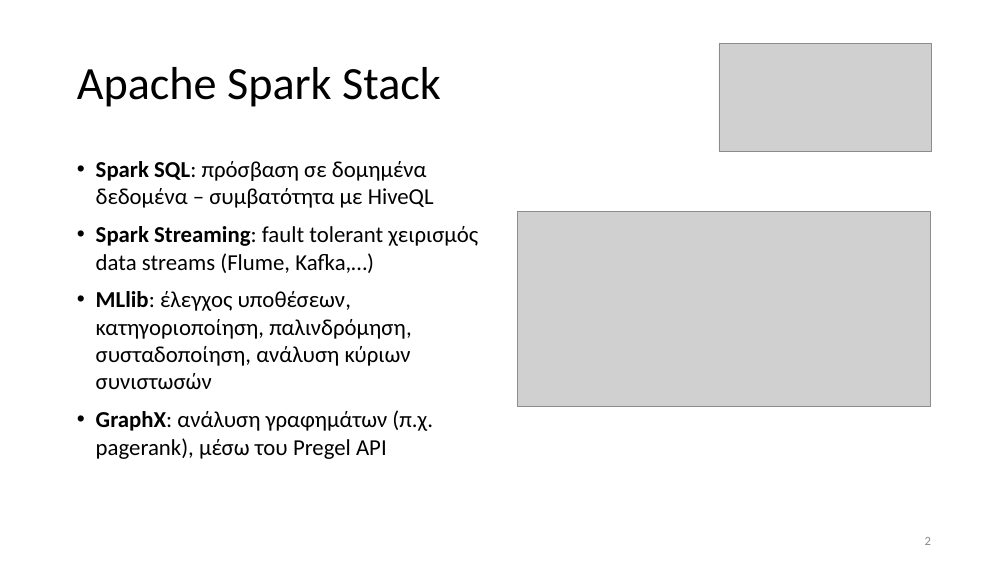
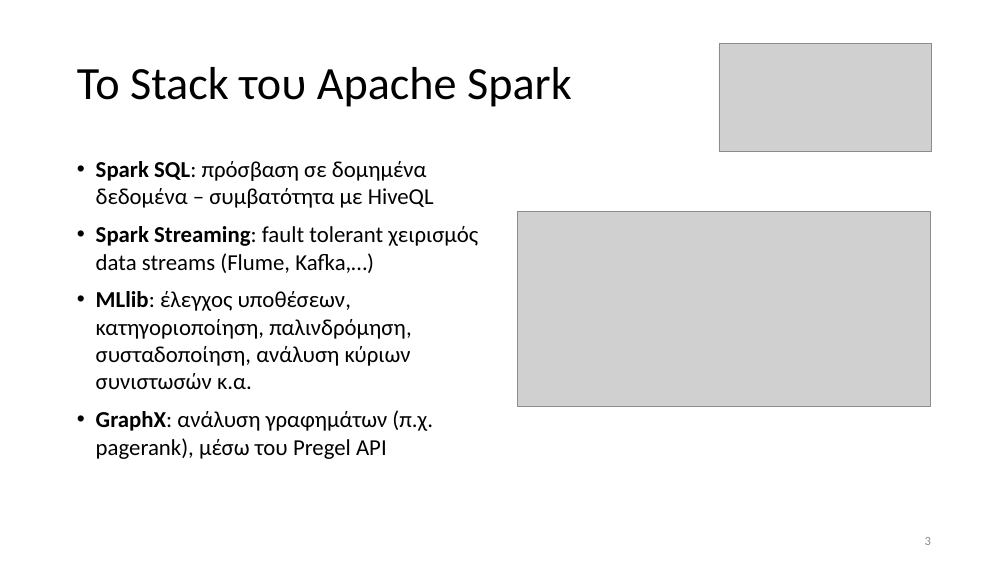
Before and after one commit to chgogos/big_data, a slide deck: slide 3 of 04. Apache Spark.pptx (slide 2 before the commit). Drawn at 1008x567 pixels with LibreOffice and Linux fonts; fonts in the diff are those of the drawing; grey boxes stand for pictures. Boxes give left, top, right and bottom in pixels: in the first picture for what was removed or moved away, otherwise in the second. Text is boxed around its words. In the diff, an @@ line names an element or a change of style, - is before the commit and + after.

Commit message:
spark

```diff
--- a/04. Apache Spark.pptx
+++ b/04. Apache Spark.pptx
@@ title at (x1=77, y1=67, x2=572, y2=107): text changed @@
-Apache Spark Stack
+To Stack του Apache Spark
@@ text at (x1=96, y1=291, x2=412, y2=389): text changed @@
-• MLlib: έλεγχος υποθέσεων, κατηγοριοποίηση, παλινδρόμηση, συσταδοποίηση, ανάλυση κύριων συνιστωσών
+• MLlib: έλεγχος υποθέσεων, κατηγοριοποίηση, παλινδρόμηση, συσταδοποίηση, ανάλυση κύριων συνιστωσών κ.α.
```
Also in this commit, not shown: 6 other slides changed, 2 slides added, 2 other files.
